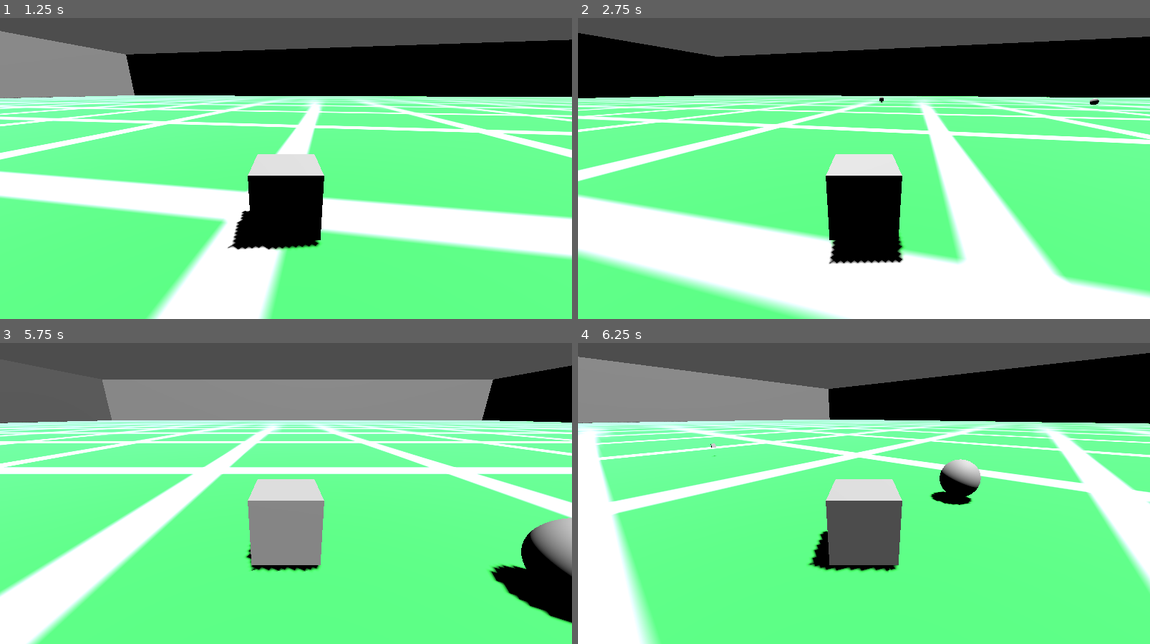
Above: before the commit, frames 1-4 (two rows, left to right).
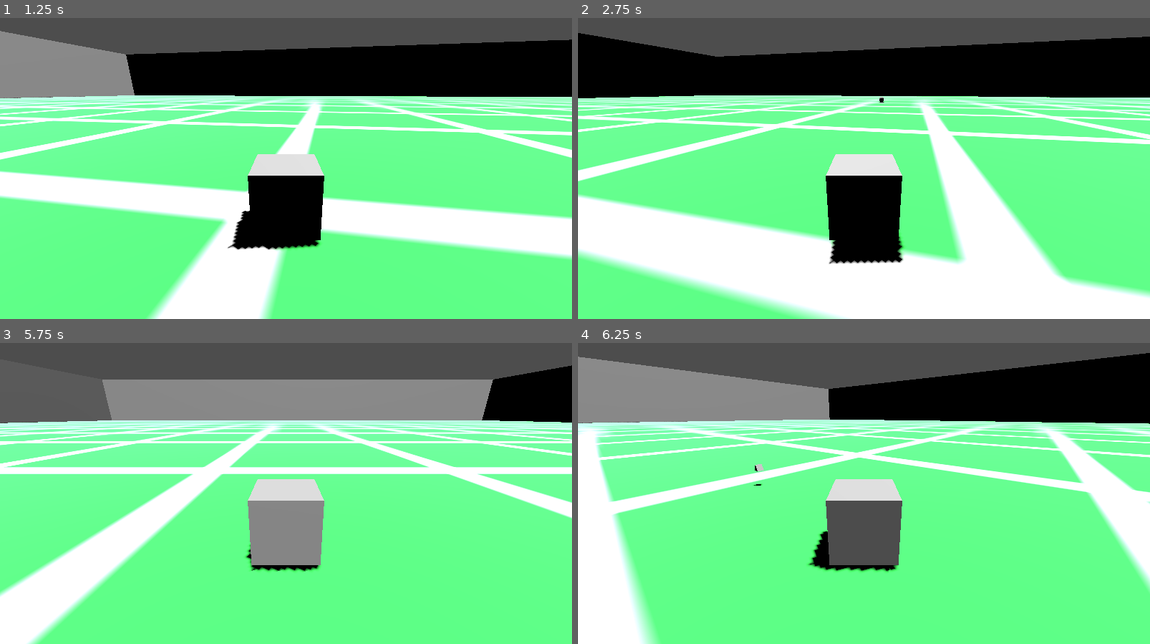
Above: after the commit, the same moments.

Repository: cgmpresser/SubHunt
Game: Godot game, scene res://Scenes/main.tscn
Two runs of this game, one before a commit and one after it. Both use one fixed random seed, a clock stepped at 60 frames per second and the inputs below. Sound files missing from this copy of the repository are replaced by a short silence.
Inputs:
- Up to frame 1 (1.25 s): tap Enter at 0.5 s; hold Right (ui_right) from 0.53 s (still down); hold C (camera_toggle) from 0.53 s (still down)
- Up to frame 2 (2.75 s): release Right (ui_right) at 1.28 s; release C (camera_toggle) at 1.28 s; hold Down (ui_down) 1.28-2.03 s; tap Space (shoot_torpedo) at 1.35 s; hold Right (ui_right) from 2.03 s (still down); hold S (sonar_ping) from 2.03 s (still down)
- Up to frame 3 (5.75 s): release Right (ui_right) at 2.78 s; release S (sonar_ping) at 2.78 s; hold Up (ui_up) 2.78-3.53 s; tap C (camera_toggle) at 2.85 s; tap R (reset_ball) at 3.5, 4.25, 5 s; hold Space (shoot_torpedo) 3.53-4.28 s; hold Left (ui_left) 3.53-5.03 s; tap S (sonar_ping) at 4.35 s; hold Down (ui_down) from 5.03 s (still down); hold C (camera_toggle) from 5.03 s (still down)
- Up to frame 4 (6.25 s): release Down (ui_down) at 5.78 s; release C (camera_toggle) at 5.78 s; hold Right (ui_right) from 5.78 s (still down); tap Space (shoot_torpedo) at 5.85 s

Frame 1 is identical in both runs. In frame 2, less than 0.1% of the frame differs, in the area x 52-92%, y 26-30%; in frame 3, 3.1%, in the area x 85-100%, y 58-94%; in frame 4, 1.0%.

Commit message:
Enemy Fire
Added enemy firing.

Diff:
--- a/Scenes/main.tscn
+++ b/Scenes/main.tscn
@@ -31,8 +31,5 @@
 [node name="Enemies" type="Node3D" parent="."]
 
 [node name="Target1" parent="Enemies" instance=ExtResource("4_t2l6p")]
-
-[node name="Target2" parent="Enemies" instance=ExtResource("4_t2l6p")]
-
-[node name="Target3" parent="Enemies" instance=ExtResource("4_t2l6p")]
 is_moving = true
+can_fire = true
--- a/Scenes/target.tscn
+++ b/Scenes/target.tscn
@@ -31,6 +31,11 @@
 [node name="Timer" type="Timer" parent="."]
 one_shot = true
 
+[node name="FiringTimer" type="Timer" parent="."]
+wait_time = 2.0
+one_shot = true
+
 [connection signal="body_entered" from="." to="." method="_on_body_entered"]
 [connection signal="finished" from="ExplodeSound" to="." method="_on_explode_sound_finished"]
 [connection signal="timeout" from="Timer" to="." method="_on_timer_timeout"]
+[connection signal="timeout" from="FiringTimer" to="." method="_on_firing_timer_timeout"]
--- a/Scenes/torpedo.tscn
+++ b/Scenes/torpedo.tscn
@@ -15,10 +15,12 @@
 
 [node name="Sound" type="AudioStreamPlayer3D" parent="."]
 stream = ExtResource("2_bbyum")
+volume_db = -20.0
 panning_strength = 3.0
 emission_angle_enabled = true
 emission_angle_degrees = 90.0
 doppler_tracking = 2
+parameters/looping = true
 
 [node name="MeshInstance3D" type="MeshInstance3D" parent="."]
 mesh = SubResource("PrismMesh_foujp")
--- a/Scripts/target.gd
+++ b/Scripts/target.gd
@@ -1,10 +1,15 @@
 extends RigidBody3D
 class_name Target
 
+var torpedo_scene = preload("res://Scenes/torpedo.tscn")
+
 @export var is_moving = false
+@export var can_fire = false
 
 const SPEED = 3.0
 const TIMER_DIFF = .5
+const TORPEDO_START_OFFSET = 2;
+const TORPEDO_END_OFFSET = 20;
 
 static var num_targets = 0
 var target_id =  0
@@ -27,6 +32,8 @@
 
 func _physics_process(delta: float) -> void:
 	if is_moving:
+		#using physics engine (it will actually overshoot its
+		#target and come back
 		var force = (target_position - position).normalized() * SPEED
 		apply_central_force(force)
 
@@ -35,11 +42,16 @@
 
 	#move_and_slide()
 	#position = position + delta*velocity
-	pass
+
 
 func ping(pos: Vector3):
 	target_position = pos
 	$Timer.start()
+
+	#start firing timer
+	$FiringTimer.start()
+
+
 
 
 func _on_body_entered(body: Node) -> void:
@@ -55,3 +67,23 @@
 func _on_timer_timeout() -> void:
 	$BeepSound.play()
 	print(target_id)
+
+
+
+func _on_firing_timer_timeout() -> void:
+	if can_fire:
+		#fire a torpedo at the target position
+			#put down an audio direction marker at the player's location, in the direction of the ball
+		var torpedo = torpedo_scene.instantiate()
+		#var playerFacing = $Player.global_basis * Vector3(0, 0, -1)
+		#var playerPosition = $Player.get_global_position()
+
+		var offset = ((target_position - position).normalized())
+		torpedo.position = position + offset*TORPEDO_START_OFFSET
+		torpedo.destination = target_position + offset*TORPEDO_END_OFFSET
+
+		print(torpedo.position)
+		print(torpedo.destination)
+
+		get_tree().root.add_child(torpedo)
+		torpedo.start()
--- a/Scripts/torpedo.gd
+++ b/Scripts/torpedo.gd
@@ -1,7 +1,9 @@
 extends Node3D
 
+const SPEED = 10
 
 @export var destination: Vector3
+
 
 # Called when the node enters the scene tree for the first time.
 func _ready() -> void:
@@ -13,7 +15,12 @@
 
 func start() -> void:
 	var tween = create_tween()
-	tween.tween_property(self, "position", destination, 1)
+
+	#calculate fixed speed
+	var dist = (position-destination).length()
+	var time = dist/SPEED
+
+	tween.tween_property(self, "position", destination, time)
 	tween.tween_callback(self.queue_free)
 	tween.play()
 	$Sound.play()
